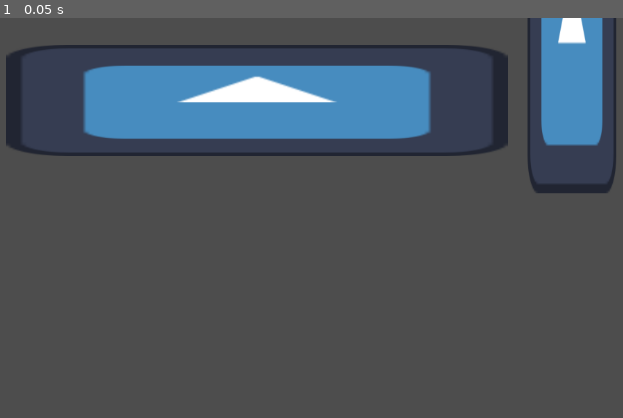
Above: before the commit, frame 1.
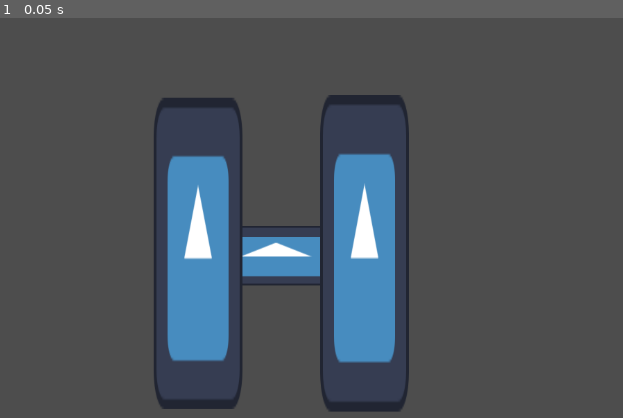
Above: after the commit, the same moment.

Repository: TalesMarc/AngelaCultoRepository
Game: Godot game, scene res://node_2d.tscn
Same seed, same stepped clock (60 frames per second), same inputs: the game is played once before the commit and once after it. The engine's default icon, where the game draws it, is replaced by a stand-in: a white triangle on a blue panel in a dark square.
Inputs:
- Up to frame 1 (0.05 s): no input

The runs differ from the first frame. In frame 1, 30% of the frame differs, in the area x 0-99%, y 0-99%.

Commit message:
Atualização manual - 2025-05-14 19:38:47

Diff:
--- a/node_2d.tscn
+++ b/node_2d.tscn
@@ -8,11 +8,16 @@
 position = Vector2(-4, 3)
 
 [node name="Sprite2D" type="Sprite2D" parent="CharacterBody2D2"]
-position = Vector2(513, 116)
-scale = Vector2(5.6582, 1.25391)
+position = Vector2(540.469, 340)
+scale = Vector2(2.55518, 0.67383)
 texture = ExtResource("1_wtcfe")
 
 [node name="Sprite2D2" type="Sprite2D" parent="CharacterBody2D2"]
-position = Vector2(967, 26)
+position = Vector2(428, 337)
 scale = Vector2(1, 3.50781)
 texture = ExtResource("1_wtcfe")
+
+[node name="Sprite2D3" type="Sprite2D" parent="CharacterBody2D2"]
+position = Vector2(668, 336.5)
+scale = Vector2(1, 3.57031)
+texture = ExtResource("1_wtcfe")
